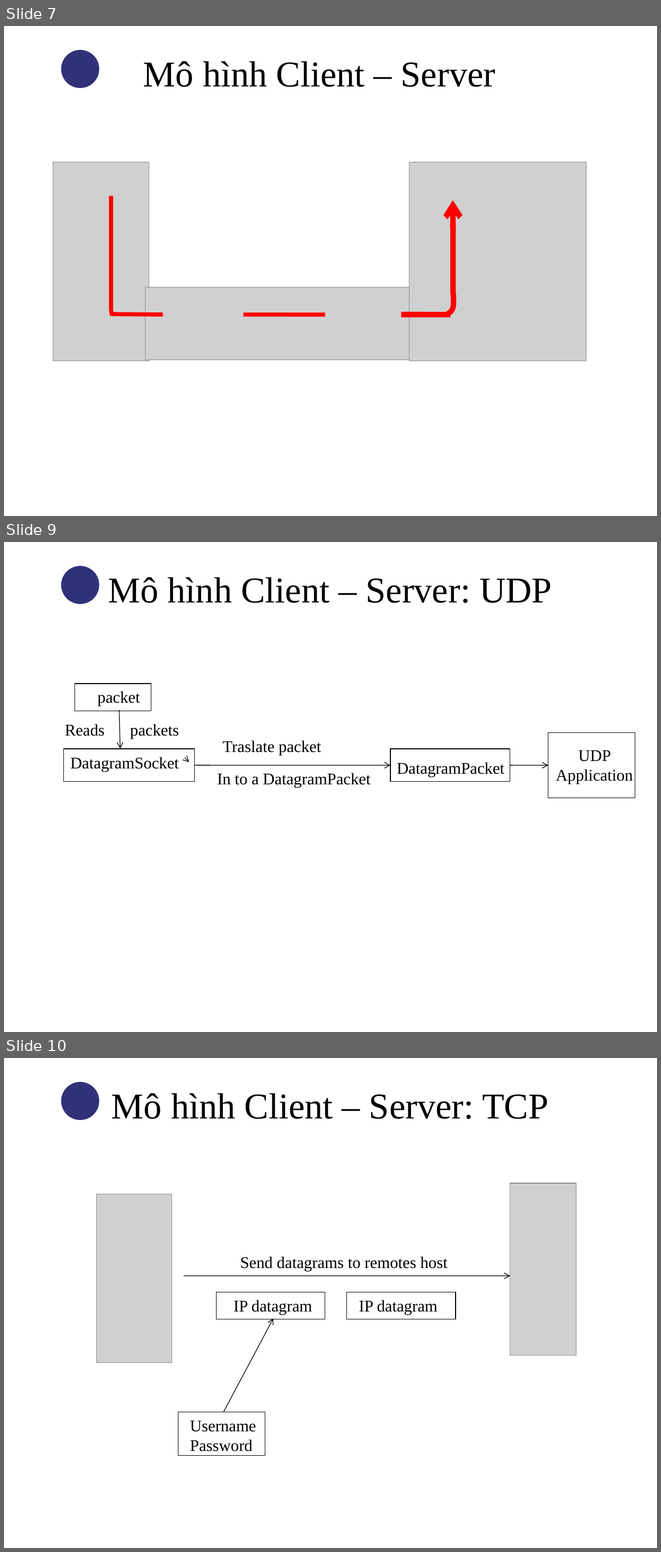
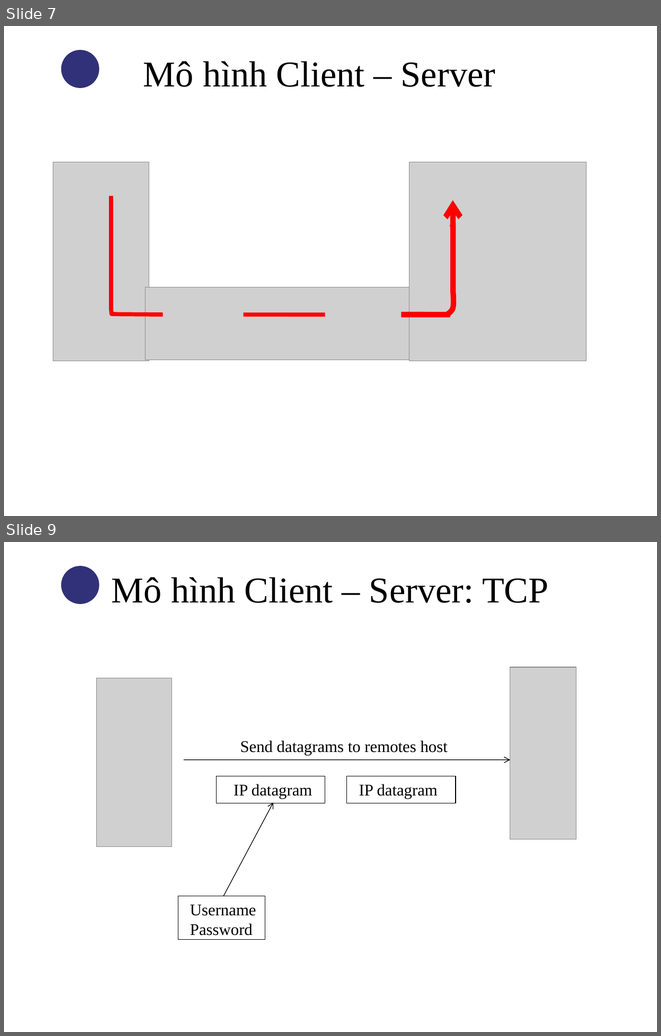
Before and after one commit to thandang/thesis-final, a slide deck: Reports/Slide bao cao.ppt. Shown one above the other, each under a label of ours: slides 7, 9 and 10 before the commit, slides 7 and 9 after it; the slides between them are not shown. The pictures are 661x1552 and 661x1036 pixels, drawn with LibreOffice and Linux fonts; fonts in the diff are those of the drawing; grey boxes stand for pictures; background and template pictures are left out. Boxes give left, top, right and bottom in pixels: in the first picture for what was removed or moved away, otherwise in the second. Text is boxed around its words. In the diff, an @@ line names an element or a change of style, - is before the commit and + after.

```diff
--- a/Reports/Slide bao cao.ppt
+++ b/Reports/Slide bao cao.ppt
@@ slide 9 removed at [4,542,657,1032], background picture (left out); not listed: 1 template element that a slide beside it also shows @@
@@ title removed at [108,577,552,603] @@
-Mô hình Client – Server: UDP
@@ rectangle removed at [74,684,151,711] @@
@@ text removed at [97,691,140,706] @@
-packet
@@ arrow removed from (119, 710) to (120, 748) @@
@@ text removed at [65,724,105,736] @@
-Reads
@@ text removed at [130,724,179,739] @@
-packets
@@ text removed at [222,740,321,755] @@
-Traslate packet
@@ rectangle removed at [548,733,635,798] @@
@@ rectangle removed at [64,749,195,782] @@
@@ text removed at [70,757,179,771] @@
-DatagramSocket
@@ arrow removed from (189, 762) to (189, 762) @@
@@ rectangle removed at [390,749,510,782] @@
@@ text removed at [397,762,504,777] @@
-DatagramPacket
@@ text removed at [556,750,633,784] @@
-UDP Application
@@ arrow removed from (195, 765) to (390, 765) @@
@@ text removed at [217,773,370,788] @@
-In to a DatagramPacket
@@ arrow removed from (510, 765) to (548, 765) @@
@@ what was slide 10 is now slide 9 @@
```
Also in this commit, not shown: 1 slide added, 1 other slide removed.
